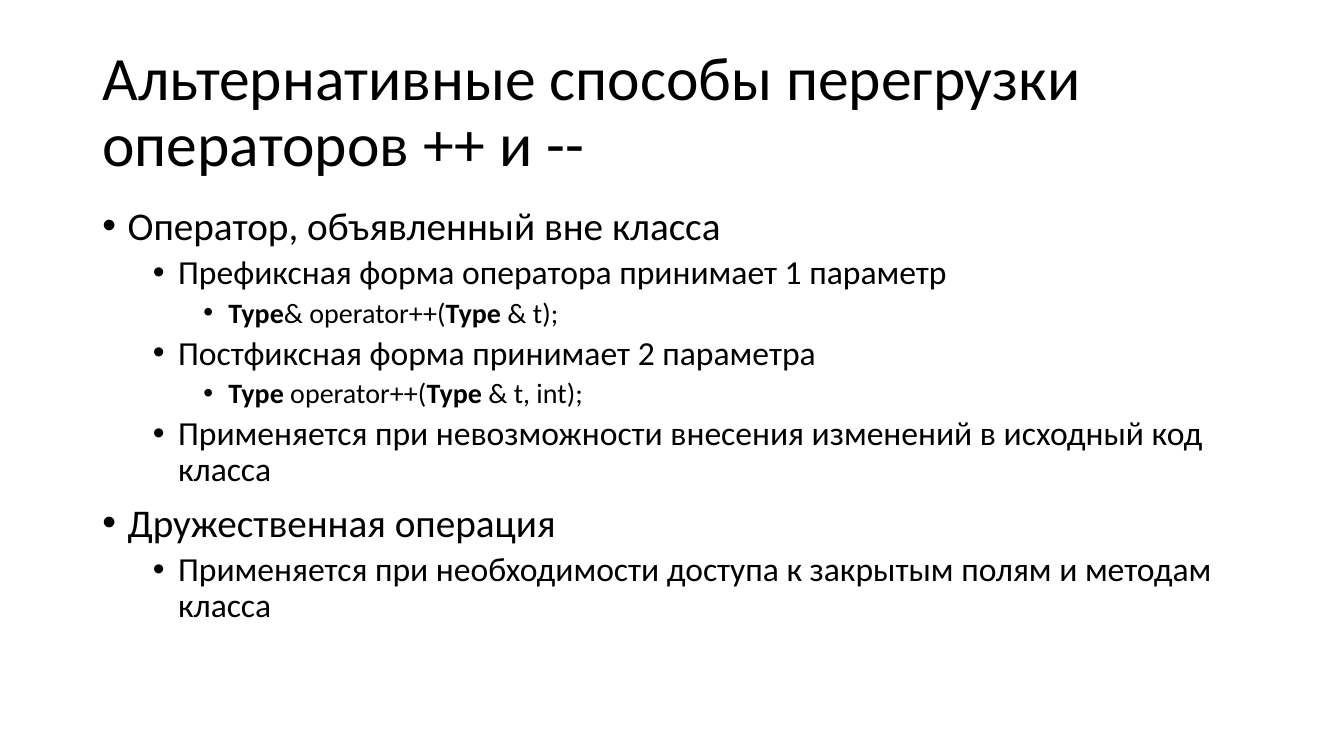
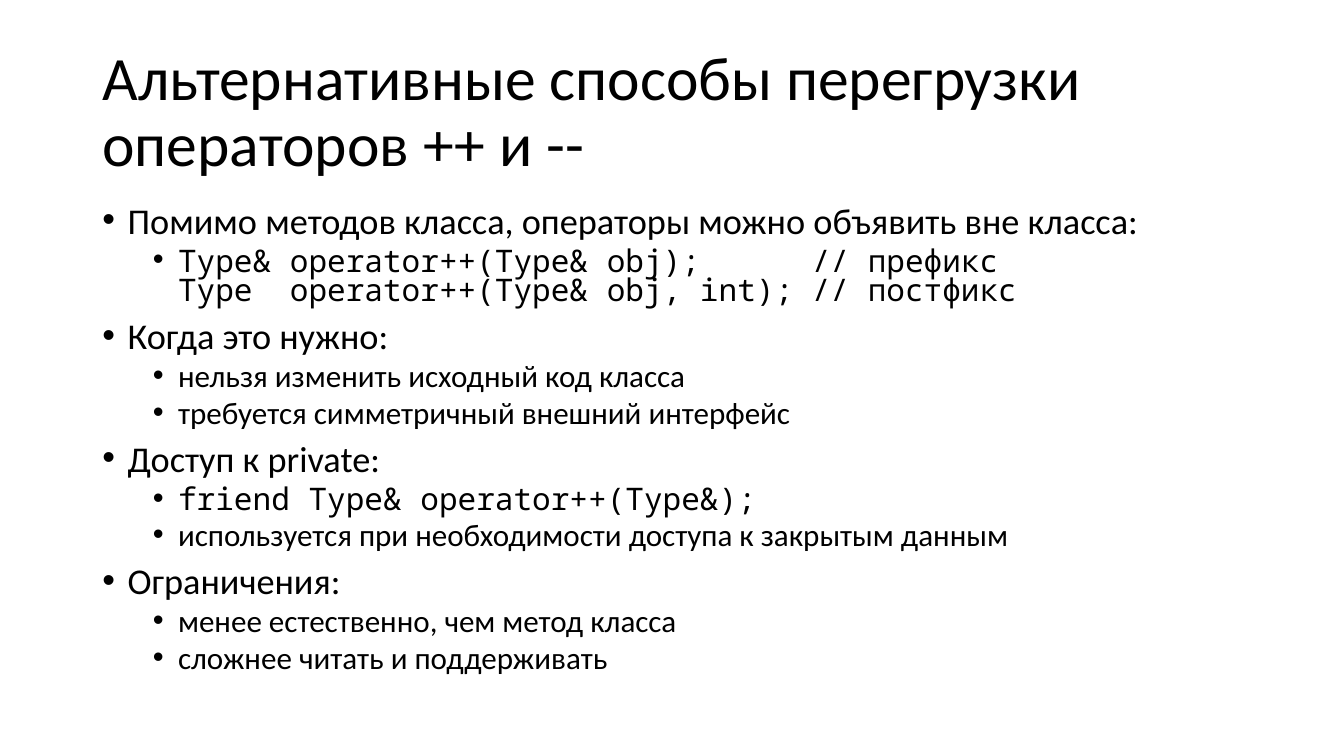
Before and after one commit to alexey-malov/oop, a slide deck: slide 65 of lectures/04/Дружественные функции и классы. Перегрузка операций.pptx. Drawn at 1344x756 pixels with LibreOffice and Linux fonts; fonts in the diff are those of the drawing. Boxes give left, top, right and bottom in pixels: in the first picture for what was removed or moved away, otherwise in the second. Text is boxed around its words. In the diff, an @@ line names an element or a change of style, - is before the commit and + after.

```diff
--- a/lectures/04/Дружественные функции и классы. Перегрузка операций.pptx
+++ b/lectures/04/Дружественные функции и классы. Перегрузка операций.pptx
@@ text at <box>128,209,1138,674</box>: text changed; size 24 to 22.2 pt @@
-• Оператор, объявленный вне класса
-  • Префиксная форма оператора принимает 1 параметр
-    • Type& operator++(Type & t);
-  • Постфиксная форма принимает 2 параметра
-    • Type operator++(Type & t, int);
-  • Применяется при невозможности внесения изменений в исходный код класса
-• Дружественная операция
-  • Применяется при необходимости доступа к закрытым полям и методам класса
+• Помимо методов класса, операторы можно объявить вне класса:
+  • Type& operator++(Type& obj); // префикс
+    Type operator++(Type& obj, int); // постфикс
+• Когда это нужно:
+  • нельзя изменить исходный код класса
+  • требуется симметричный внешний интерфейс
+• Доступ к private:
+  • friend Type& operator++(Type&);
+  • используется при необходимости доступа к закрытым данным
+• Ограничения:
+  • менее естественно, чем метод класса
+  • сложнее читать и поддерживать
```
Also in this commit, not shown: 12 other slides changed, 10 slides added, 11 slides removed, 1 other file.
